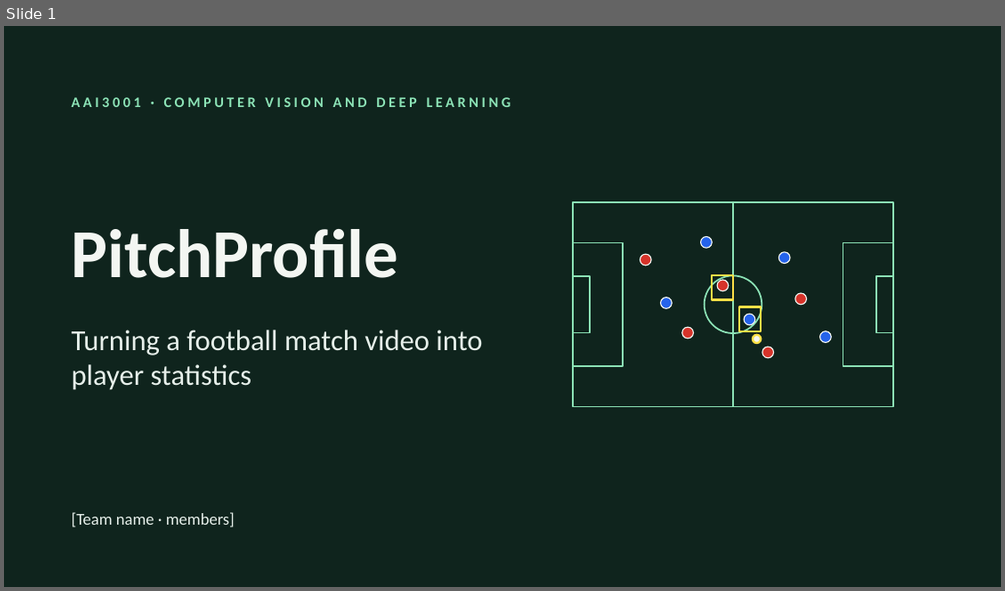
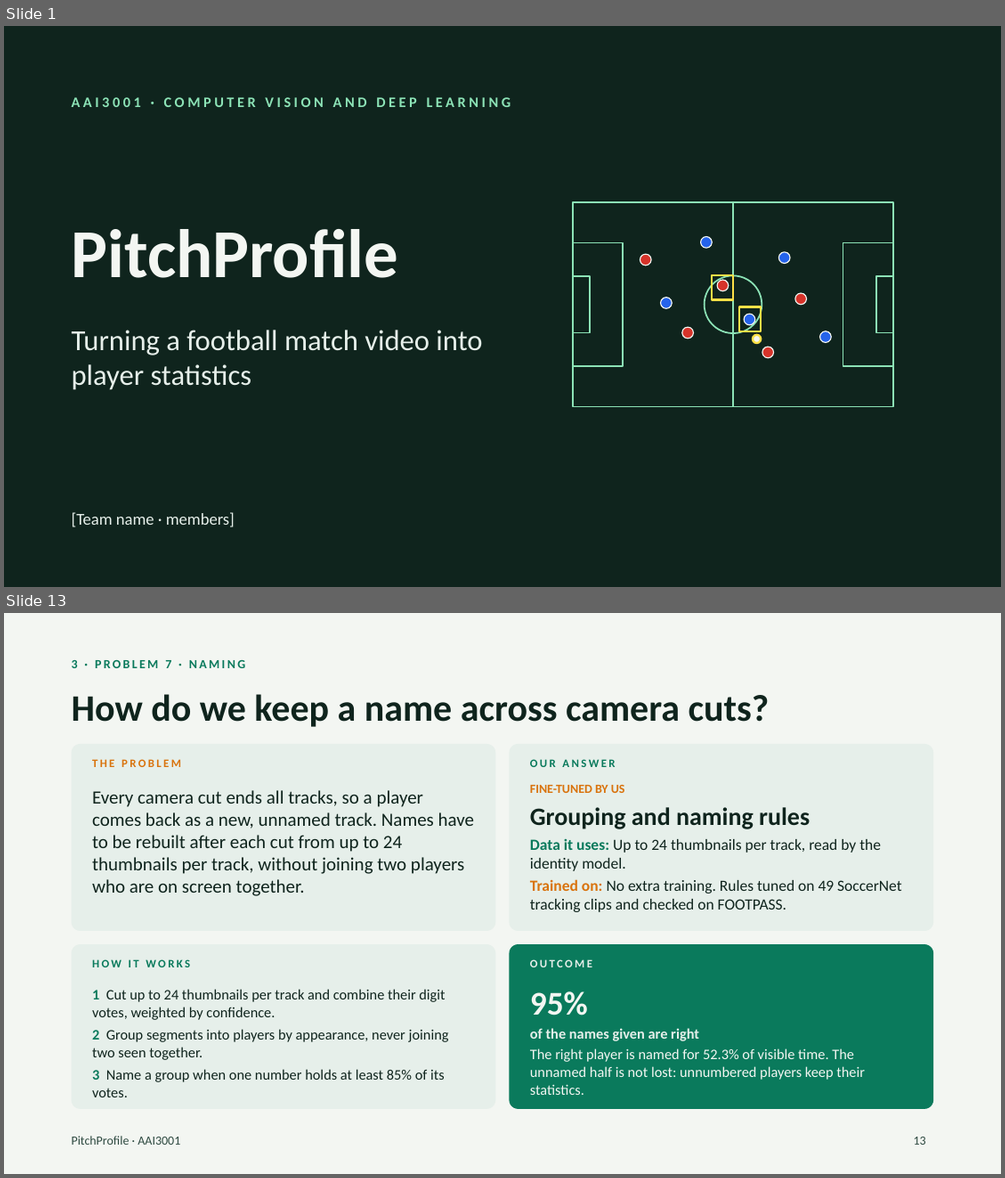
Before and after one commit to havochadi/AIFootballProfiler, a slide deck: Documentation/PitchProfile_Presentation.pptx. Shown one above the other, each under a label of ours: slide 1 before the commit, slides 1 and 13 after it; the slides between them are not shown. The pictures are 1005x591 and 1005x1178 pixels, drawn with LibreOffice and Linux fonts; fonts in the diff are those of the drawing. Boxes give left, top, right and bottom in pixels: in the first picture for what was removed or moved away, otherwise in the second. Text is boxed around its words. In the diff, an @@ line names an element or a change of style, - is before the commit and + after.

```diff
--- a/Documentation/PitchProfile_Presentation.pptx
+++ b/Documentation/PitchProfile_Presentation.pptx
@@ slide 13 added at (4,613,1001,1174), background #F3F6F2 @@
@@ text added at (72,660,245,668), 12 pt, text #0A7A5C, bold @@
+3 · PROBLEM 7 · NAMING
@@ title added at (72,694,769,727), 36 pt, text #0F241D, bold @@
+How do we keep a name across camera cuts?
@@ rounded rectangle added at (72,744,495,931), fill #E6EFEA @@
@@ rounded rectangle added at (509,744,933,931), fill #E6EFEA @@
@@ text added at (92,759,181,767), 11 pt, text #D9730D, bold @@
+THE PROBLEM
@@ text added at (530,759,615,767), 11 pt, text #0A7A5C, bold @@
+OUR ANSWER
@@ text added at (92,790,474,896), 18 pt, text #0F241D @@
+Every camera cut ends all tracks, so a player comes back as a new, unnamed track. Names have to be rebuilt after each cut from up to 24 thumbnails per track, without joining two players who are on screen together.
@@ text added at (530,785,902,912), 15 pt, text #0F241D @@
+FINE-TUNED BY US
+Grouping and naming rules
+Data it uses: Up to 24 thumbnails per track, read by the identity model.
+Trained on: No extra training. Rules tuned on 49 SoccerNet tracking clips and checked on FOOTPASS.
@@ rounded rectangle added at (72,944,495,1109), fill #E6EFEA @@
@@ text added at (92,959,190,967), 11 pt, text #0A7A5C, bold @@
+HOW IT WORKS
@@ rounded rectangle added at (509,944,933,1109), fill #0A7A5C @@
@@ text added at (530,959,592,967), 11 pt, text #E6EFEA, bold @@
+OUTCOME
@@ text added at (92,989,449,1097), 14 pt, text #0F241D @@
+1 Cut up to 24 thumbnails per track and combine their digit votes, weighted by confidence.
+2 Group segments into players by appearance, never joining two seen together.
+3 Name a group when one number holds at least 85% of its votes.
@@ text added at (530,991,865,1094), 14 pt, text #F3F6F2 @@
+95%
+of the names given are right
+The right player is named for 52.3% of visible time. The unnamed half is not lost: unnumbered players keep their statistics.
@@ text added at (72,1135,180,1144), 12 pt, text #2E4A41 @@
+PitchProfile · AAI3001
@@ page number added at (914,1136,926,1144), 12 pt, text #2E4A41 @@
+13
```
Also in this commit, not shown: 5 slides changed, 27 other slides added, 2 slides removed, 1 other file.
